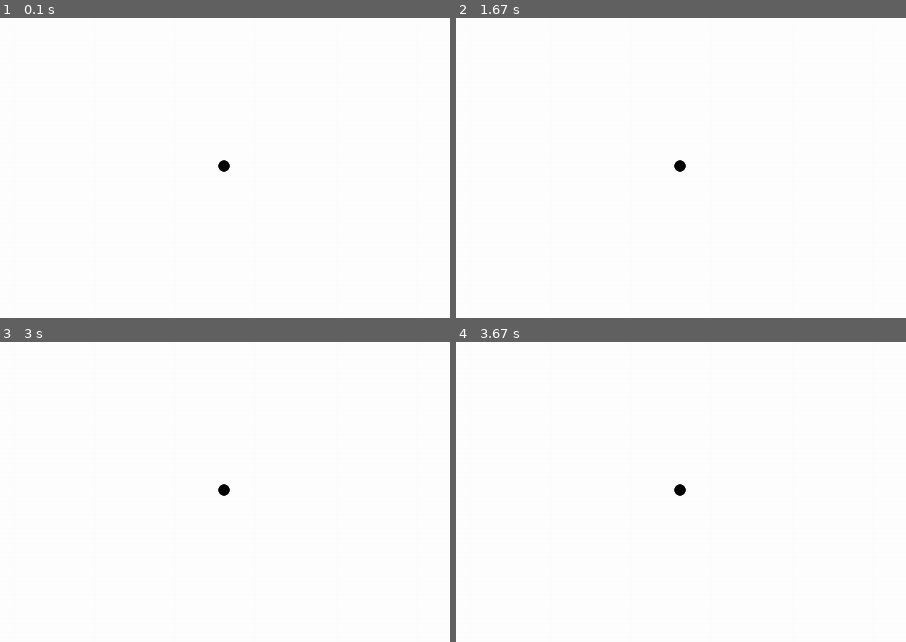
Above: before the commit, frames 1-4 (two rows, left to right).
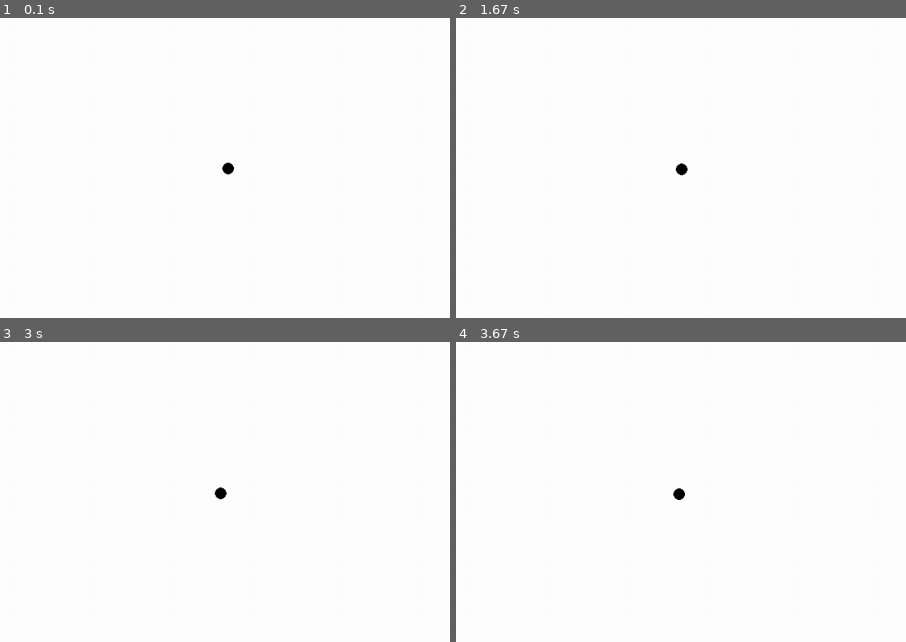
Above: after the commit, the same moments.

Repository: solrakcs/CS228
Game: pygame game, started from RealTimeDraw.py
Two runs of this game, one before a commit and one after it. Both use one fixed random seed, a clock stepped at 60 frames per second and the inputs below.
Inputs:
- Up to frame 1 (0.1 s): no input
- Up to frame 2 (1.67 s): no input
- Up to frame 3 (3 s): no input
- Up to frame 4 (3.67 s): no input
The pictures show only the part of the screen within x 25-75%, y 25-75%; the shares and areas given below are measured in that part.

The runs differ from the first frame. In frame 1, 0.1% of the frame differs, in the area x 48-52%, y 47-53%; in frame 2, less than 0.1%; in frame 3, 0.1%; in frame 4, less than 0.1%.

Commit message:
Done step 57

Diff:
--- a/RealTimeDraw.py
+++ b/RealTimeDraw.py
@@ -1,4 +1,23 @@
 from pygameWindow import PYGAME_WINDOW
+import random
+
+x = 540
+y = 360
+
+def Perturb_Circle_Position(): #I am not gonna include a velocity. 1 works well for me
+	global x, y
+
+	fourSidedDieRoll = random.randint(1, 4)
+
+	if fourSidedDieRoll == 1:
+		x -= 1
+	elif fourSidedDieRoll == 2:
+		x += 1
+	elif fourSidedDieRoll == 3:
+		y -= 1
+	else:
+		y += 1
+
 
 
 pygameWindow = PYGAME_WINDOW()
@@ -7,5 +26,6 @@
 
 while True:
 	pygameWindow.Prepare(pygameWindow)
-	pygameWindow.Draw_Black_Circle(540,360)
+	Perturb_Circle_Position()
+	pygameWindow.Draw_Black_Circle(x,y)
 	pygameWindow.Reveal()
